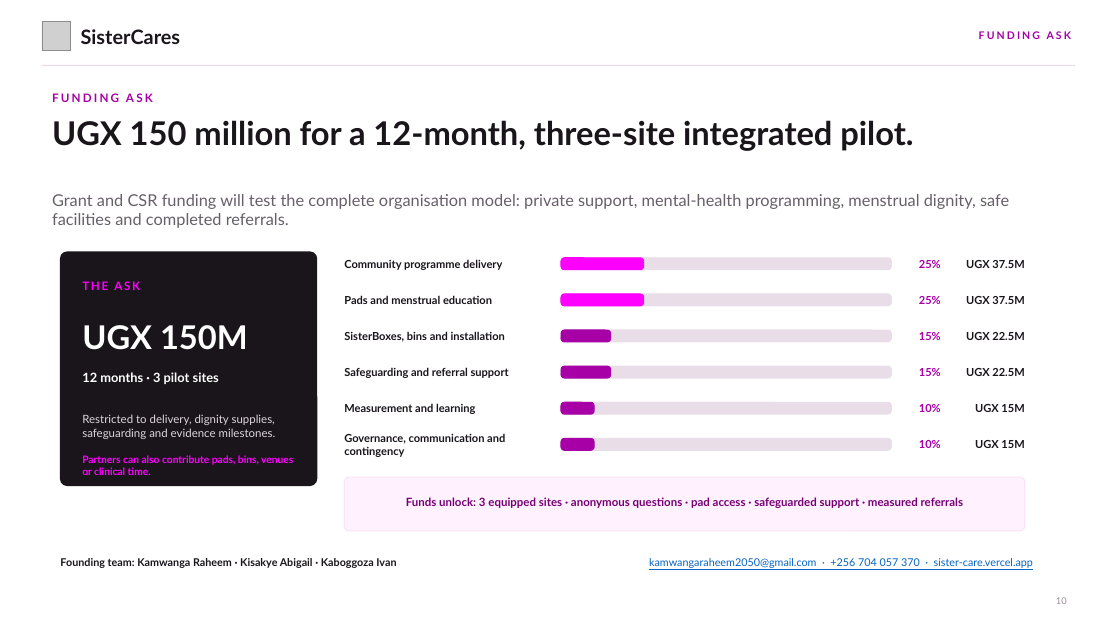
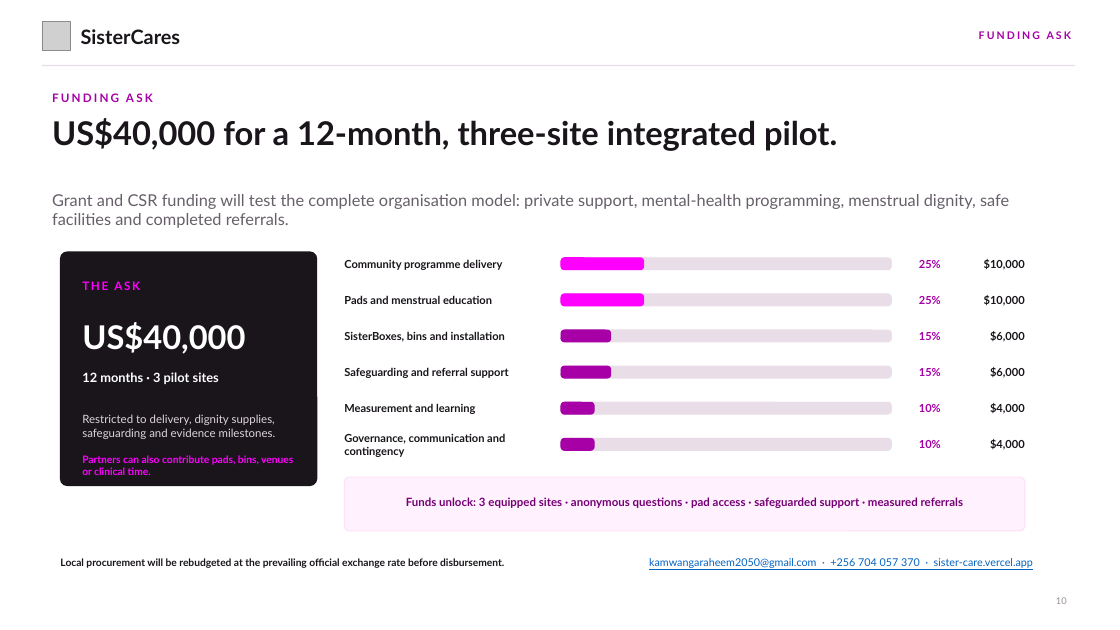
Before and after one commit to RockieRaheem/SisterCare, a slide deck: slide 10 of docs/pitch/SisterCares_Organisation_Pitch_Deck.pptx. Drawn at 1120x630 pixels with LibreOffice and Linux fonts; fonts in the diff are those of the drawing; grey boxes stand for pictures. Boxes give left, top, right and bottom in pixels: in the first picture for what was removed or moved away, otherwise in the second. Text is boxed around its words. In the diff, an @@ line names an element or a change of style, - is before the commit and + after.

```diff
--- a/docs/pitch/SisterCares_Organisation_Pitch_Deck.pptx
+++ b/docs/pitch/SisterCares_Organisation_Pitch_Deck.pptx
@@ text at [52, 118, 837, 151]: text changed @@
-UGX 150 million for a 12-month, three-site integrated pilot.
+US$40,000 for a 12-month, three-site integrated pilot.
@@ text at [984, 259, 1025, 270]: text changed @@
-UGX 37.5M
+$10,000
@@ text at [984, 295, 1025, 306]: text changed @@
-UGX 37.5M
+$10,000
@@ text at [82, 322, 245, 354]: text changed @@
-UGX 150M
+US$40,000
@@ text at [990, 331, 1025, 342]: text changed @@
-UGX 22.5M
+$6,000
@@ text at [990, 367, 1025, 378]: text changed @@
-UGX 22.5M
+$6,000
@@ text at [990, 403, 1025, 414]: text changed @@
-UGX 15M
+$4,000
@@ text at [990, 439, 1025, 450]: text changed @@
-UGX 15M
+$4,000
@@ text at [60, 558, 504, 568]: text changed; size 9.2 to 8.8 pt @@
-Founding team: Kamwanga Raheem · Kisakye Abigail · Kaboggoza Ivan
+Local procurement will be rebudgeted at the prevailing official exchange rate before disbursement.
```
Also in this commit, not shown: 1 slide added.
